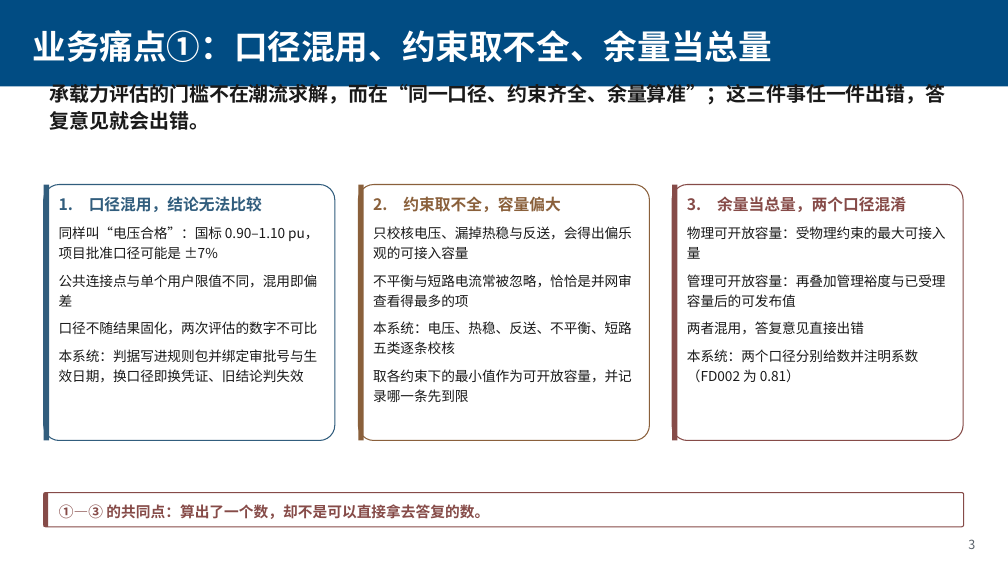
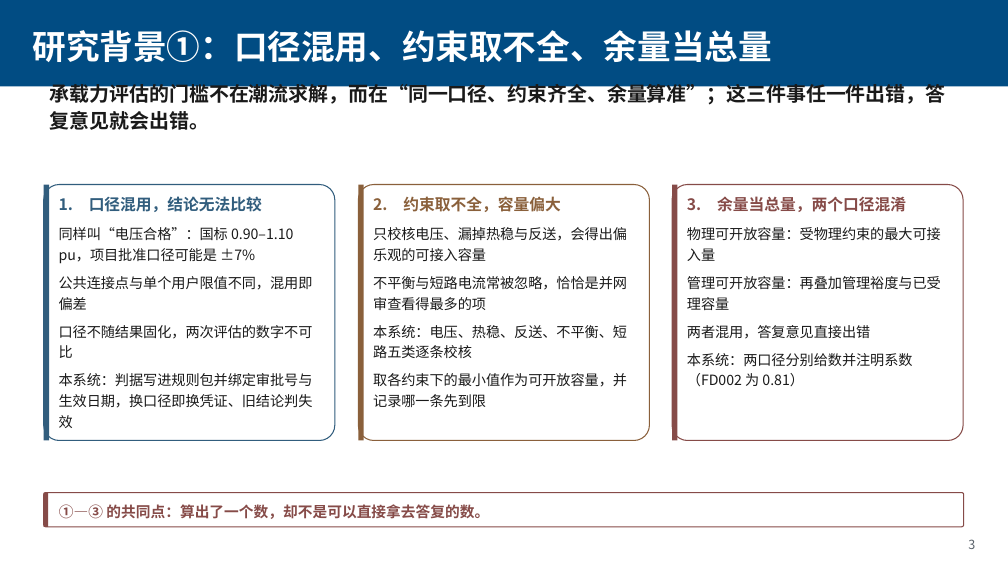
Before and after one commit to Coba1t-4U/hc-capacity-agent, a slide deck: slide 3 of docs/配网承载力智能体.pptx. Drawn at 1008x567 pixels with LibreOffice and Linux fonts; fonts in the diff are those of the drawing. Boxes give left, top, right and bottom in pixels: in the first picture for what was removed or moved away, otherwise in the second. Text is boxed around its words. In the diff, an @@ line names an element or a change of style, - is before the commit and + after.

```diff
--- a/docs/配网承载力智能体.pptx
+++ b/docs/配网承载力智能体.pptx
@@ text at [32,30,771,62]: text changed @@
-业务痛点①：口径混用、约束取不全、余量当总量
+研究背景①：口径混用、约束取不全、余量当总量
@@ text "同样叫“电压合格”：国标 0.90–1.10 pu，项目批准口径可能是 ±7%" at [59,227,313,428]: size 13 to 13.5 pt @@
@@ text "只校核电压、漏掉热稳与反送，会得出偏乐观的可接入容量" at [373,227,627,407]: size 13 to 13.5 pt @@
@@ text at [687,227,941,339]: size 13 to 13.5 pt in "物理可开放容量：受物理约束的最大可接入量", "两者混用，答复意见直接出错" @@
@@ text at [687,276,941,310]: text changed; size 13 to 13.5 pt @@
-管理可开放容量：再叠加管理裕度与已受理容量后的可发布值
+管理可开放容量：再叠加管理裕度与已受理容量
@@ text at [687,353,913,387]: text changed; size 13 to 13.5 pt @@
-本系统：两个口径分别给数并注明系数（FD002 为 0.81）
+本系统：两口径分别给数并注明系数（FD002 为 0.81）
```
Also in this commit, not shown: 22 other slides changed, 1 other file.
